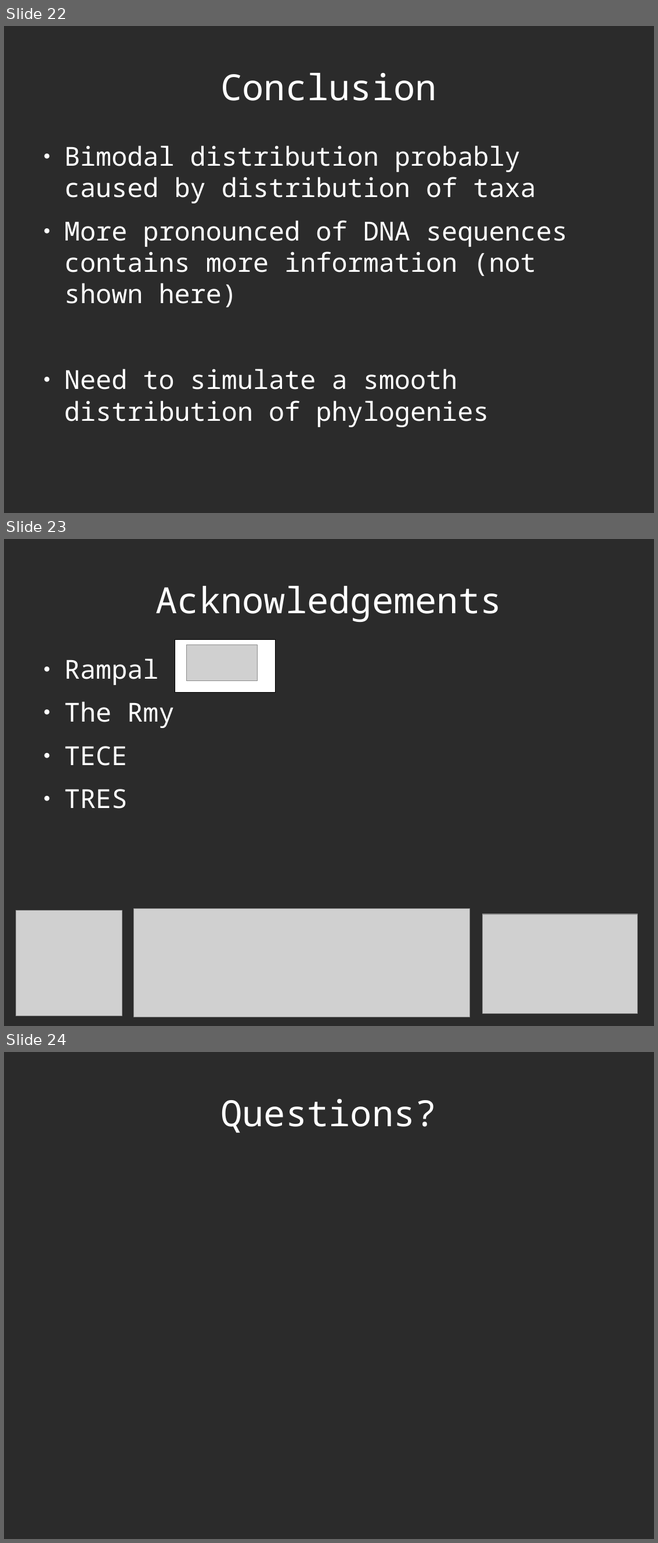
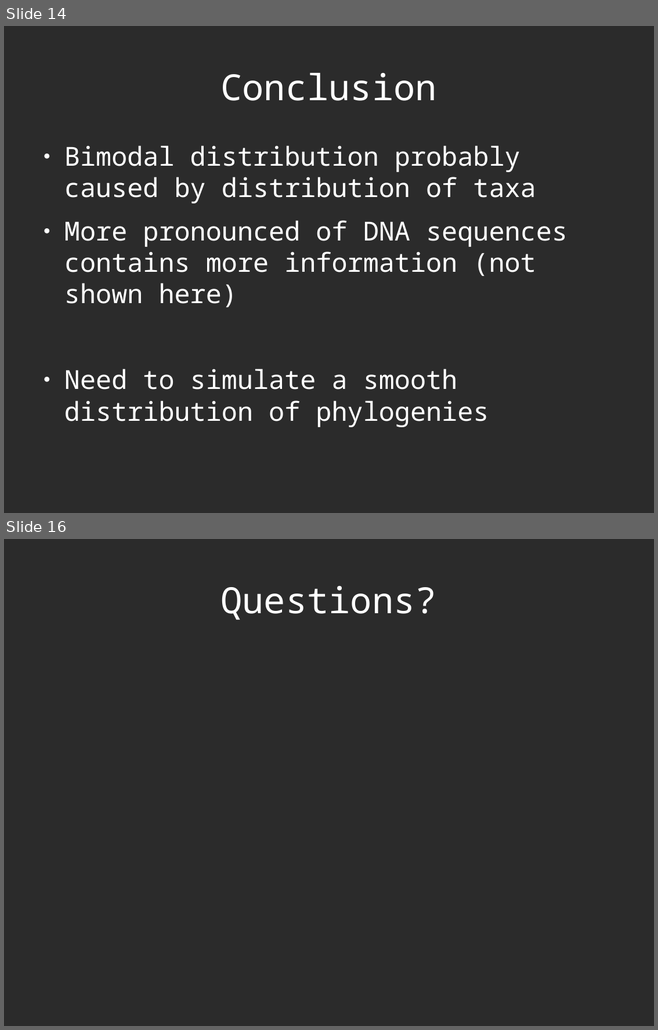
Before and after one commit to richelbilderbeek/Science, a slide deck: Bilderbeek20170213TresMeeting/20170213TresMeeting.odp. Shown one above the other, each under a label of ours: slides 22, 23 and 24 before the commit, slides 14 and 16 after it; the slides between them are not shown. The pictures are 658x1543 and 658x1030 pixels, drawn with LibreOffice and Linux fonts; fonts in the diff are those of the drawing; grey boxes stand for pictures; background and template pictures are left out; a plain dark background stands for a picture behind light text. Boxes give left, top, right and bottom in pixels: in the first picture for what was removed or moved away, otherwise in the second. Text is boxed around its words. In the diff, an @@ line names an element or a change of style, - is before the commit and + after.

```diff
--- a/Bilderbeek20170213TresMeeting/20170213TresMeeting.odp
+++ b/Bilderbeek20170213TresMeeting/20170213TresMeeting.odp
@@ slide 23 removed at box(4, 539, 654, 1026), background picture (left out) @@
@@ title removed at box(156, 586, 502, 622) @@
-Acknowledgements
@@ rectangle removed at box(175, 640, 275, 692) @@
@@ text removed at box(64, 658, 174, 809) @@
-● Rampal
-● The Rmy
-● TECE
-● TRES
@@ picture removed at box(186, 645, 257, 681) @@
@@ picture removed at box(16, 910, 122, 1016) @@
@@ picture removed at box(134, 909, 470, 1017) @@
@@ picture removed at box(482, 914, 637, 1014) @@
@@ what was slide 22 is now slide 14 @@
@@ what was slide 24 is now slide 16 @@
```
Also in this commit, not shown: 1 slide changed, 2 slides added, 10 other slides removed, 11 other files.
